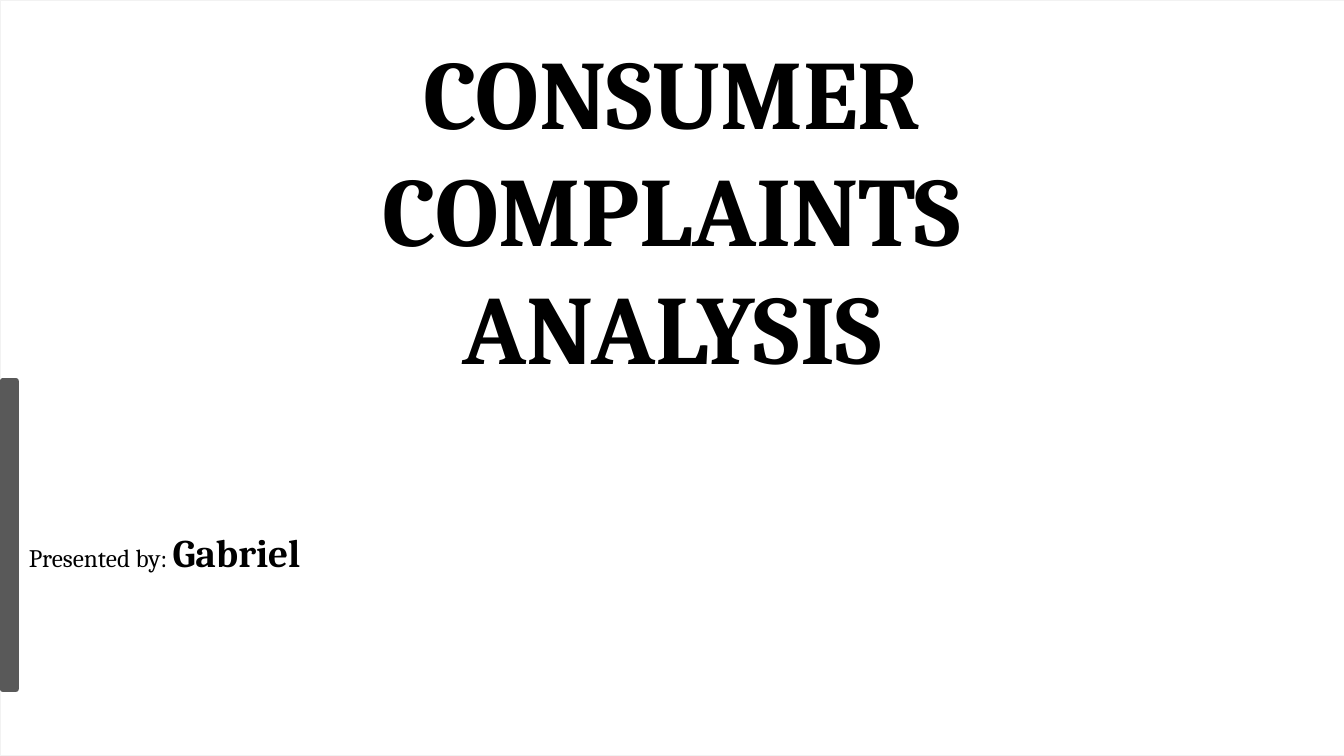
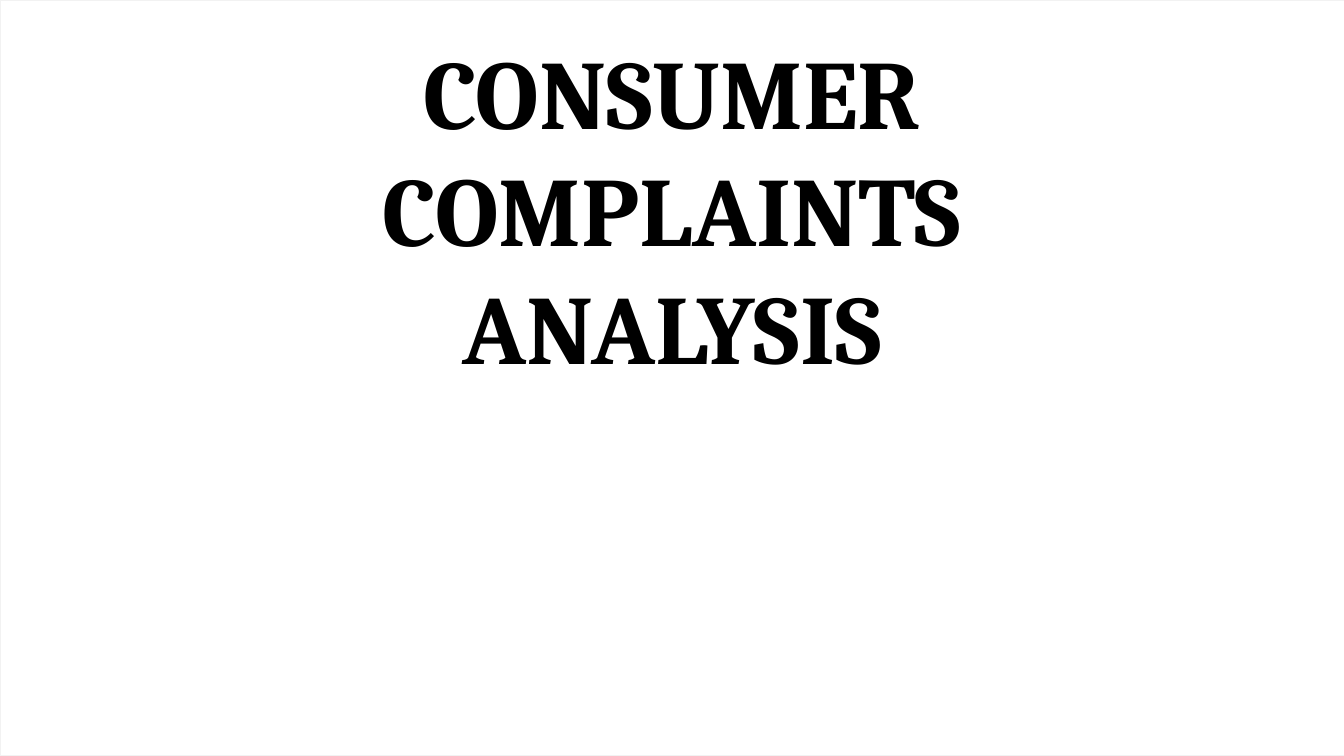
Before and after one commit to Tobi-Ade/Machine-Learning-Deployment, a slide deck: slide 1 of Consumer Complaints.pptx. Drawn at 1344x756 pixels with LibreOffice and Linux fonts; fonts in the diff are those of the drawing. Boxes give left, top, right and bottom in pixels: in the first picture for what was removed or moved away, otherwise in the second. Text is boxed around its words. In the diff, an @@ line names an element or a change of style, - is before the commit and + after.

```diff
--- a/Consumer Complaints.pptx
+++ b/Consumer Complaints.pptx
@@ rounded rectangle removed at <box>0,378,19,692</box> @@
@@ text removed at <box>29,539,301,573</box> @@
-Presented by: Gabriel
```
Also in this commit, not shown: 8 other slides changed, 3 slides removed, 1 other file.
